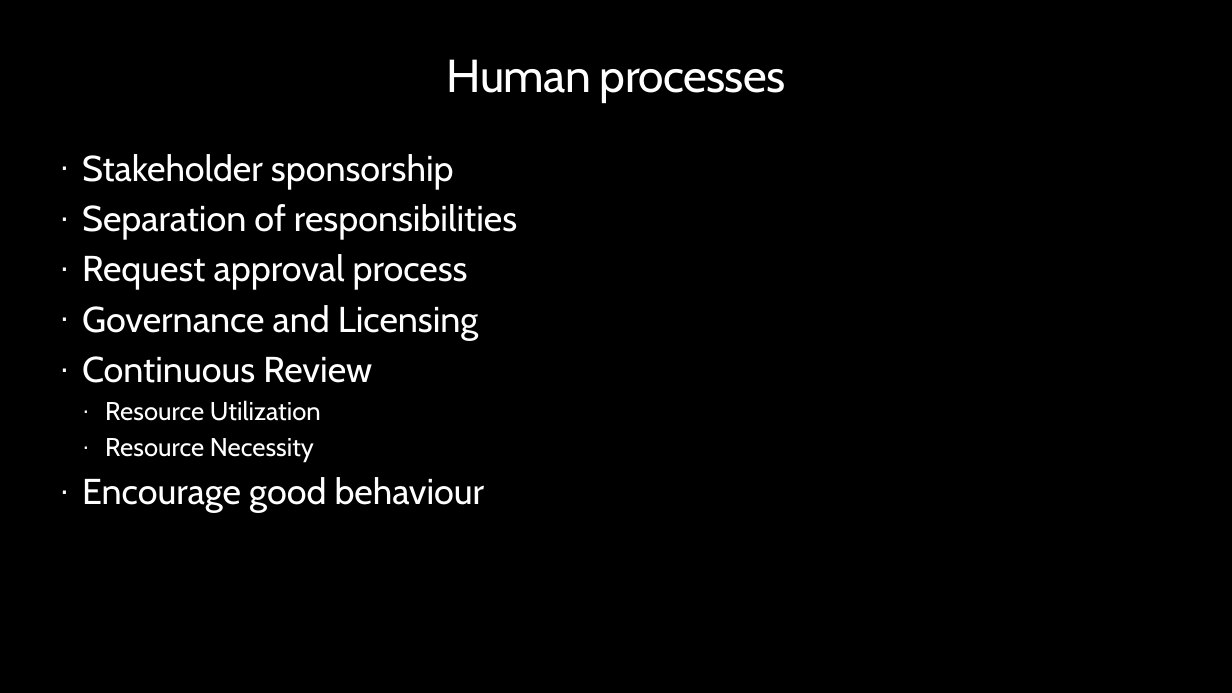
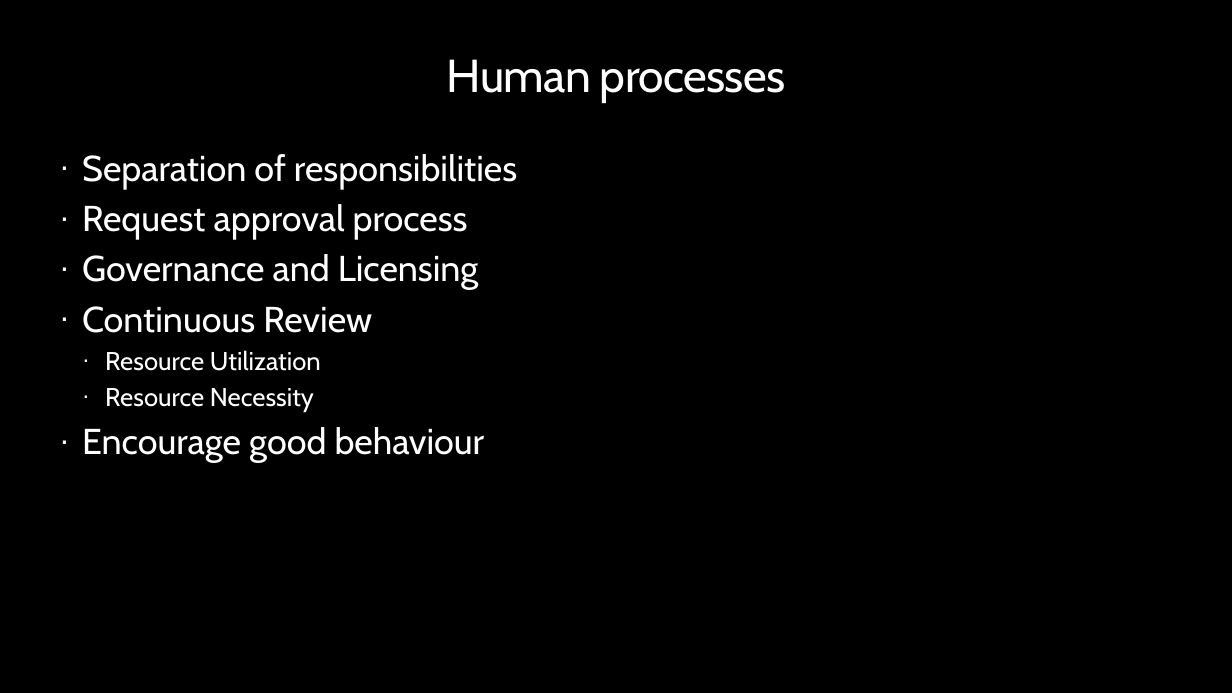
Before and after one commit to peterperov/MSFTCSA, a slide deck: slide 22 of 104-FinOps/Azure FinOps - Introduction.pptx (slide 15 before the commit). Drawn at 1232x693 pixels with LibreOffice and Linux fonts; fonts in the diff are those of the drawing; background and template pictures are left out. Boxes give left, top, right and bottom in pixels: in the first picture for what was removed or moved away, otherwise in the second. Text is boxed around its words. In the diff, an @@ line names an element or a change of style, - is before the commit and + after.

```diff
--- a/104-FinOps/Azure FinOps - Introduction.pptx
+++ b/104-FinOps/Azure FinOps - Introduction.pptx
@@ text at box(82, 154, 454, 189): paragraph removed @@
-· Stakeholder sponsorship
```
Also in this commit, not shown: 10 other slides changed, 3 slides added.
